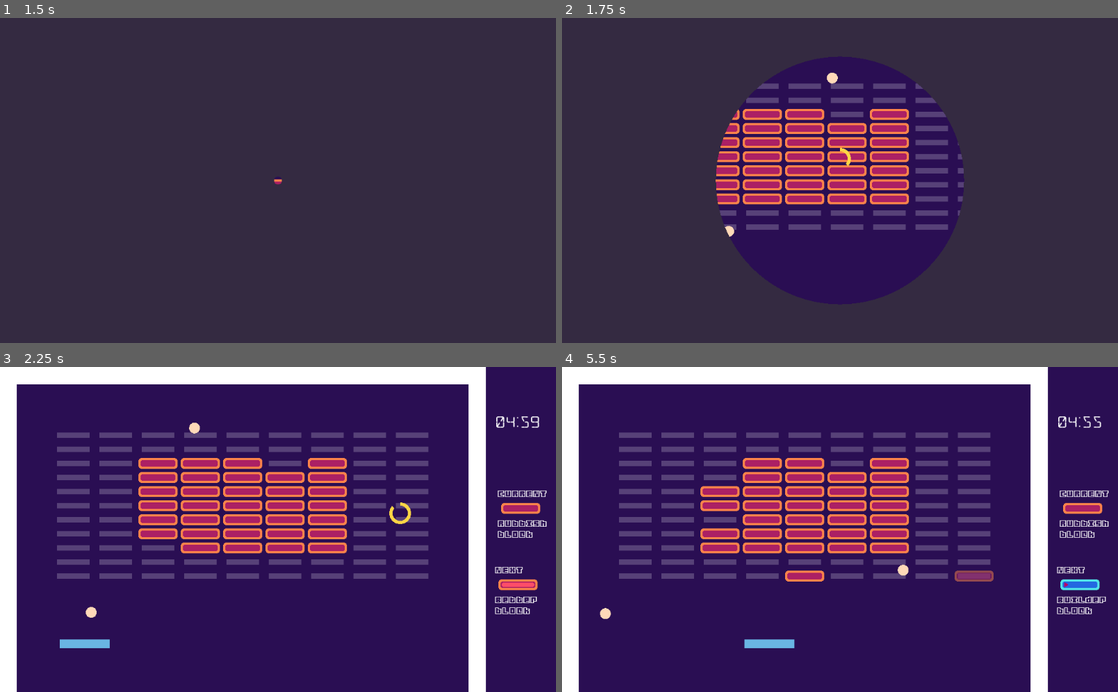
Above: before the commit, frames 1-4 (two rows, left to right).
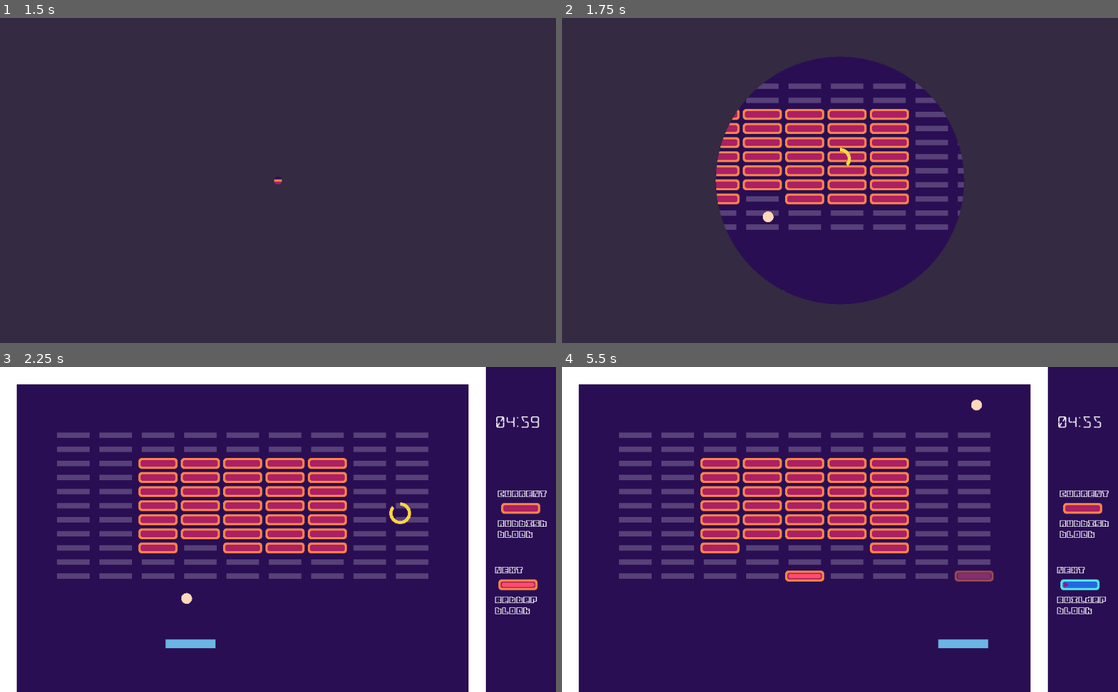
Above: after the commit, the same moments.

Repository: marc-hugh-tom/gmtk-game-jam-2023
Game: Godot game, scene res://scenes/SceneManager.tscn
Same seed, same stepped clock (60 frames per second), same inputs: the game is played once before the commit and once after it.
Inputs (mouse positions are in pixels of both pictures, inside the frame that each line leads up to):
- Up to frame 1 (1.5 s): click "PLAY" at 0.5 s; click "PLAY" at 1.25 s
- Up to frame 2 (1.75 s): no input
- Up to frame 3 (2.25 s): move the mouse to (400, 513) at 2.02 s; press the mouse at (400, 513) at 2.03 s; hold Right (ui_right) from 2.03 s (still down)
- Up to frame 4 (5.5 s): move the mouse to (728, 545) at 2.77 s; release Right (ui_right) at 2.78 s; release the mouse at (728, 545) at 2.78 s; hold Left (ui_left) 2.78-3.53 s; click (728, 545) at 2.85 s; move the mouse to (895, 458) at 3.52 s; press the mouse at (895, 458) at 3.53 s; hold Right (ui_right) 3.53-5.03 s; move the mouse to (812, 594) at 4.27 s; release the mouse at (812, 594) at 4.28 s; click (812, 594) at 4.35 s; move the mouse to (1006, 578) at 5.02 s; press the mouse at (1006, 578) at 5.03 s; hold Left (ui_left) from 5.03 s (still down)

Frame 1 is identical in both runs. In frame 2, 0.6% of the frame differs, in the area x 29-55%, y 16-84%; in frame 3, 1.4%; in frame 4, 2.5%, in the area x 6-77%, y 10-87%.

Commit message:
Added ball catcher

Diff:
--- a/scenes/Ball.tscn
+++ b/scenes/Ball.tscn
@@ -4,7 +4,7 @@
 
 [sub_resource type="CircleShape2D" id=1]
 
-[node name="Ball" type="KinematicBody2D"]
+[node name="Ball" type="KinematicBody2D" groups=["balls"]]
 script = ExtResource( 1 )
 
 [node name="CollisionShape2D" type="CollisionShape2D" parent="."]
--- a/scenes/GameContainer.tscn
+++ b/scenes/GameContainer.tscn
@@ -1,7 +1,6 @@
 [gd_scene load_steps=10 format=2]
 
 [ext_resource path="res://scripts/GameContainer.gd" type="Script" id=1]
-[ext_resource path="res://scenes/Ball.tscn" type="PackedScene" id=2]
 [ext_resource path="res://scenes/PlacementUI.tscn" type="PackedScene" id=3]
 [ext_resource path="res://scenes/Paddle.tscn" type="PackedScene" id=4]
 [ext_resource path="res://scripts/BlockGrid.gd" type="Script" id=5]
@@ -18,6 +17,9 @@
 [sub_resource type="RectangleShape2D" id=1]
 extents = Vector2( 512, 16 )
 
+[sub_resource type="RectangleShape2D" id=5]
+extents = Vector2( 416.5, 32 )
+
 [node name="GameContainer" type="Node2D"]
 script = ExtResource( 1 )
 
@@ -31,12 +33,6 @@
 position = Vector2( 471, 511 )
 
 [node name="balls" type="Node2D" parent="."]
-
-[node name="Ball" parent="balls" instance=ExtResource( 2 )]
-position = Vector2( 472, 492 )
-
-[node name="Ball2" parent="balls" instance=ExtResource( 2 )]
-position = Vector2( 664, 104 )
 
 [node name="BlockGrid" type="Node2D" parent="."]
 position = Vector2( 512, 256 )
@@ -81,3 +77,10 @@
 shape = SubResource( 1 )
 
 [node name="PlacementUI" parent="." instance=ExtResource( 3 )]
+
+[node name="BallCatcher" type="Area2D" parent="."]
+collision_layer = 0
+
+[node name="CollisionShape2D" type="CollisionShape2D" parent="BallCatcher"]
+position = Vector2( 512, 608 )
+shape = SubResource( 5 )
--- a/scripts/Ball.gd
+++ b/scripts/Ball.gd
@@ -8,7 +8,6 @@
 
 
 func _ready():
-	direction = Vector2(-0.5, 0.5)
 	for _i in range(NUMBER_OF_RAYCASTS):
 		var new_ray = RayCast2D.new()
 		new_ray.enabled = true
--- a/scripts/GameContainer.gd
+++ b/scripts/GameContainer.gd
@@ -1,16 +1,19 @@
 extends Node2D
 
 signal no_blocks
+signal life_lost
 
 onready var block_grid = get_node("BlockGrid")
 onready var paddle = get_node("Paddle")
-onready var ball = get_node("balls/Ball")
+var ball_factory = preload("res://scenes/Ball.tscn")
 
 var lost = false
 
 func _ready():
 	$PlacementUI.connect("block_placed", self, "_add_block")
 	$PlacementUI.set_block_grid($BlockGrid)
+	$BallCatcher.connect("body_entered", self, "body_entered_ball_catcher")
+	add_new_ball()
 
 func _add_block(input_global_position):
 	var current_block = Globals.current_block
@@ -23,3 +26,17 @@
 		if not lost:
 			lost = true
 			emit_signal("no_blocks")
+
+func body_entered_ball_catcher(body):
+	if body.is_in_group("balls"):
+		var num_balls = $balls.get_child_count()
+		body.queue_free()
+		if num_balls <= 1:
+			add_new_ball()
+			emit_signal("life_lost")
+
+func add_new_ball():
+	var new_ball = ball_factory.instance()
+	new_ball.position = $Paddle.position - Vector2(0, 30)
+	new_ball.direction = Vector2(randf() - 0.5, -1)
+	$balls.call_deferred("add_child", new_ball)
